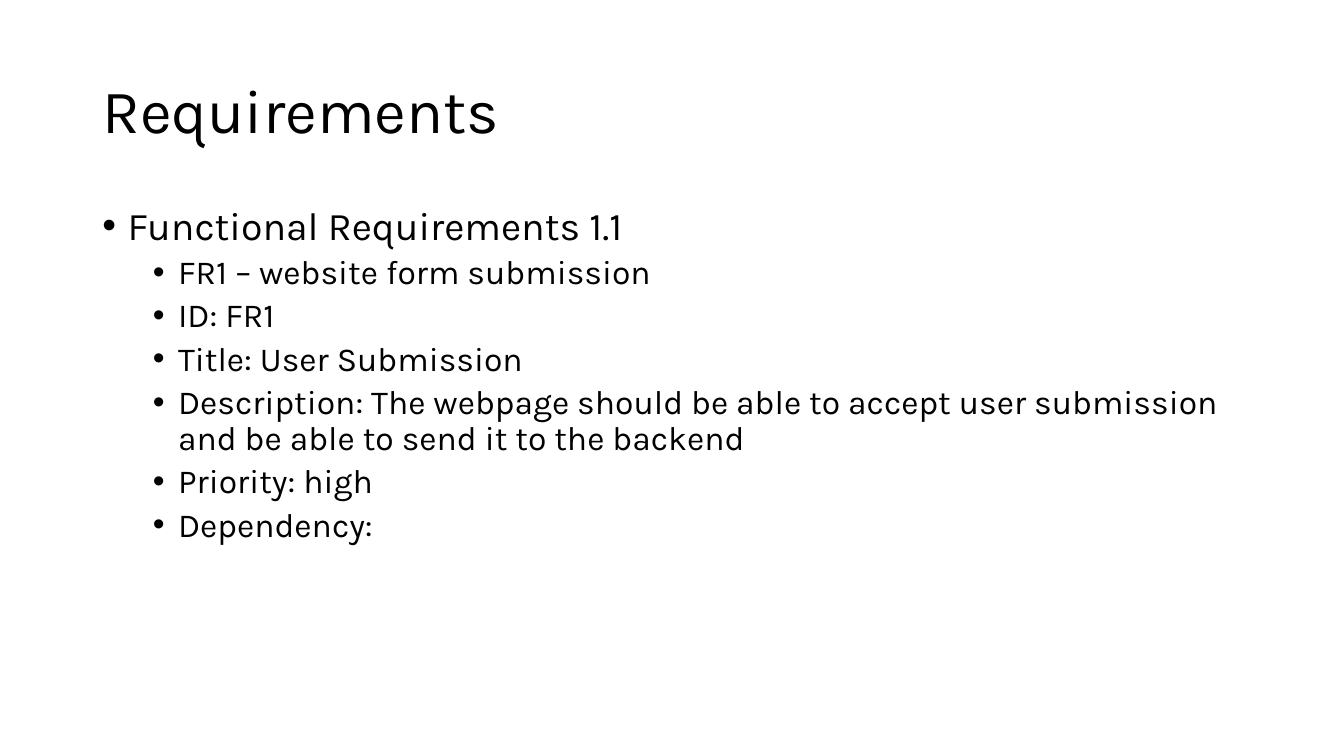
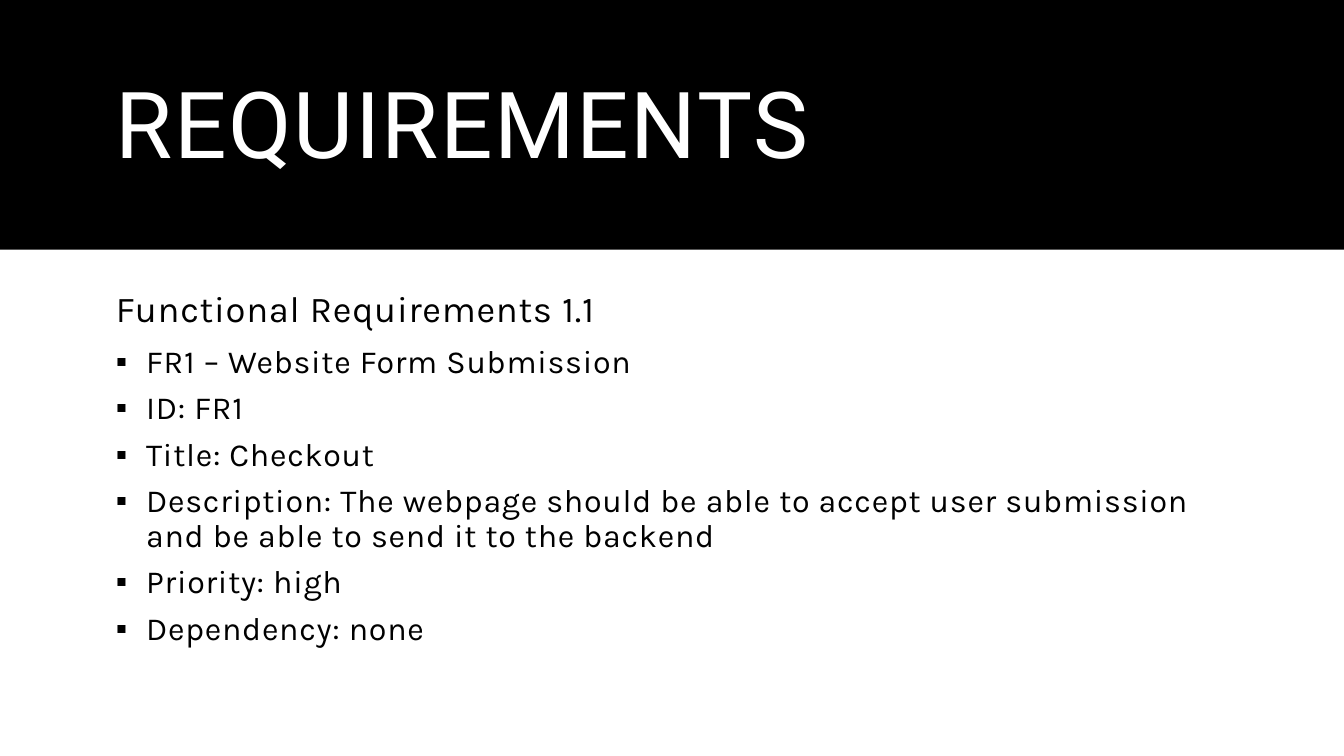
Before and after one commit to SeanStaley21/CSE-350-Team23, a slide deck: slide 3 of homeworks/Homework 1/Homework 1.pptx (slide 6 before the commit). Drawn at 1344x756 pixels with LibreOffice and Linux fonts; fonts in the diff are those of the drawing. Boxes give left, top, right and bottom in pixels: in the first picture for what was removed or moved away, otherwise in the second. Text is boxed around its words. In the diff, an @@ line names an element or a change of style, - is before the commit and + after.

```diff
--- a/homeworks/Homework 1/Homework 1.pptx
+++ b/homeworks/Homework 1/Homework 1.pptx
@@ rectangle added at bbox=[0, 0, 1344, 250], fill #000000 @@
@@ title at bbox=[116, 91, 808, 169]: text changed; size 44 to 66 pt; font Karla to Roboto; text colour #000000 to #FFFFFF @@
-Requirements
+REQUIREMENTS
@@ text "Functional Requirements 1.1": place and size @@
-text "Functional Requirements 1.1" at bbox=[128, 213, 1217, 546]
+text "Functional Requirements 1.1" at bbox=[116, 297, 1187, 648]
@@ text at bbox=[116, 297, 1187, 601]: size 28 to 26 pt in "Functional Requirements 1.1"; letter spacing 0 to 0.5 pt in "Functional Requirements 1.1", "ID: FR1", "Description: The webpage should be able to ...", "Priority: high"; size 24 to 23 pt in "ID: FR1", "Description: The webpage should be able to ...", "Priority: high"; bullet • to none; line spacing 0.9 to 0.91; more space between paragraphs; bullet • to ▪ @@
@@ text at bbox=[146, 351, 630, 374]: text changed; size 24 to 23 pt @@
-  • FR1 – website form submission
+  ▪ FR1 – Website Form Submission
@@ text at bbox=[146, 444, 374, 467]: text changed; size 24 to 23 pt @@
-  • Title: User Submission
+  ▪ Title: Checkout
@@ text at bbox=[146, 618, 424, 648]: text changed; size 24 to 23 pt @@
-  • Dependency:
+  ▪ Dependency: none
```
Also in this commit, not shown: 5 other slides changed, 5 slides added, 5 slides removed, 1 other file.
